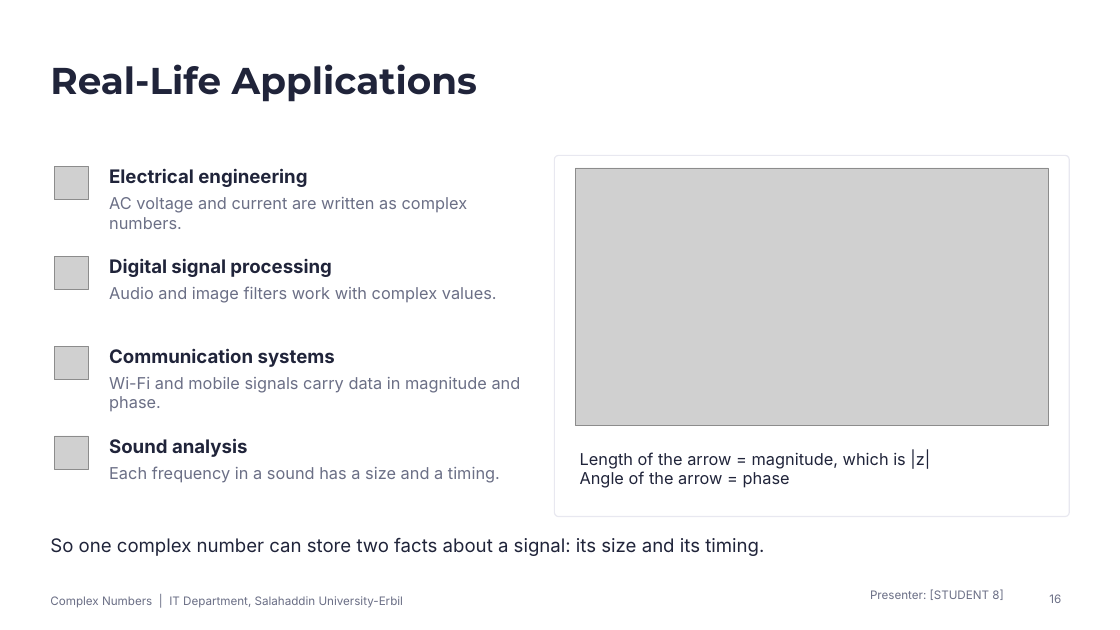
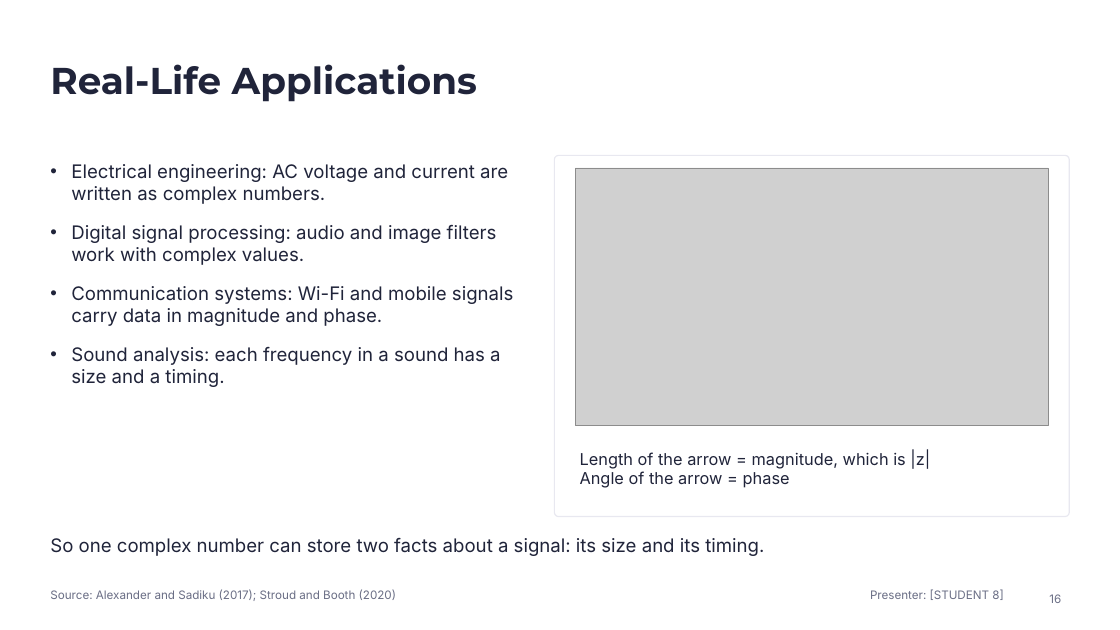
Before and after one commit to qaessafty-arch/shalaw, a slide deck: slide 16 of Complex_Numbers_Conjugate_and_Absolute_Value.pptx. Drawn at 1120x630 pixels with LibreOffice and Linux fonts; fonts in the diff are those of the drawing; grey boxes stand for pictures. Boxes give left, top, right and bottom in pixels: in the first picture for what was removed or moved away, otherwise in the second. Text is boxed around its words. In the diff, an @@ line names an element or a change of style, - is before the commit and + after.

```diff
--- a/Complex_Numbers_Conjugate_and_Absolute_Value.pptx
+++ b/Complex_Numbers_Conjugate_and_Absolute_Value.pptx
@@ picture removed at [55, 166, 88, 200] @@
@@ text added at [71, 164, 513, 387], 16 pt, text #20243A @@
+• Electrical engineering: AC voltage and current are written as complex numbers.
+• Digital signal processing: audio and image filters work with complex values.
+• Communication systems: Wi-Fi and mobile signals carry data in magnitude and phase.
+• Sound analysis: each frequency in a sound has a size and a timing.
@@ text removed at [109, 168, 307, 187] @@
-Electrical engineering
@@ text removed at [109, 197, 468, 229] @@
-AC voltage and current are written as complex numbers.
@@ picture removed at [55, 256, 88, 290] @@
@@ text removed at [109, 258, 332, 277] @@
-Digital signal processing
@@ text removed at [109, 286, 497, 303] @@
-Audio and image filters work with complex values.
@@ picture removed at [55, 346, 88, 380] @@
@@ text removed at [109, 348, 335, 367] @@
-Communication systems
@@ text removed at [109, 377, 521, 411] @@
-Wi-Fi and mobile signals carry data in magnitude and phase.
@@ picture removed at [55, 436, 88, 470] @@
@@ text removed at [109, 438, 247, 457] @@
-Sound analysis
@@ text removed at [109, 466, 500, 483] @@
-Each frequency in a sound has a size and a timing.
@@ text removed at [50, 596, 403, 608] @@
-Complex Numbers | IT Department, Salahaddin University-Erbil
@@ text added at [50, 589, 396, 601], 10 pt, text #6B6F86 @@
+Source: Alexander and Sadiku (2017); Stroud and Booth (2020)
```
Also in this commit, not shown: 16 other slides changed, 7 other files.
